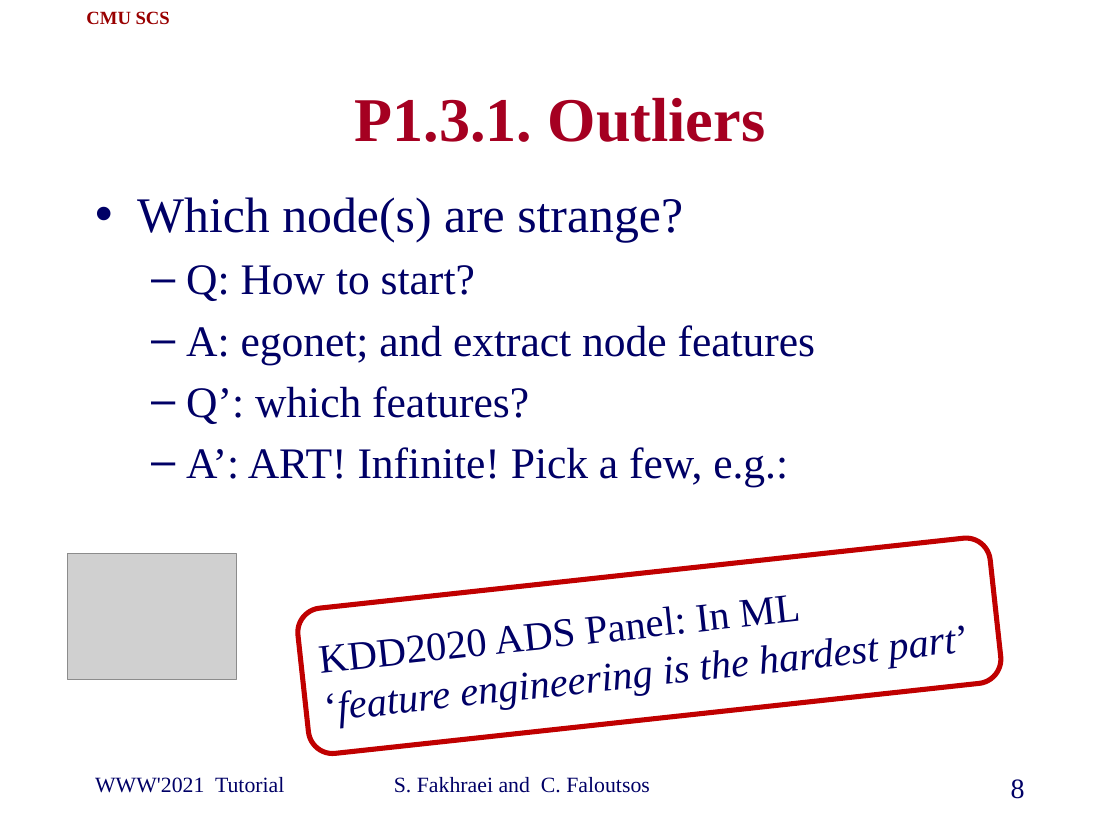
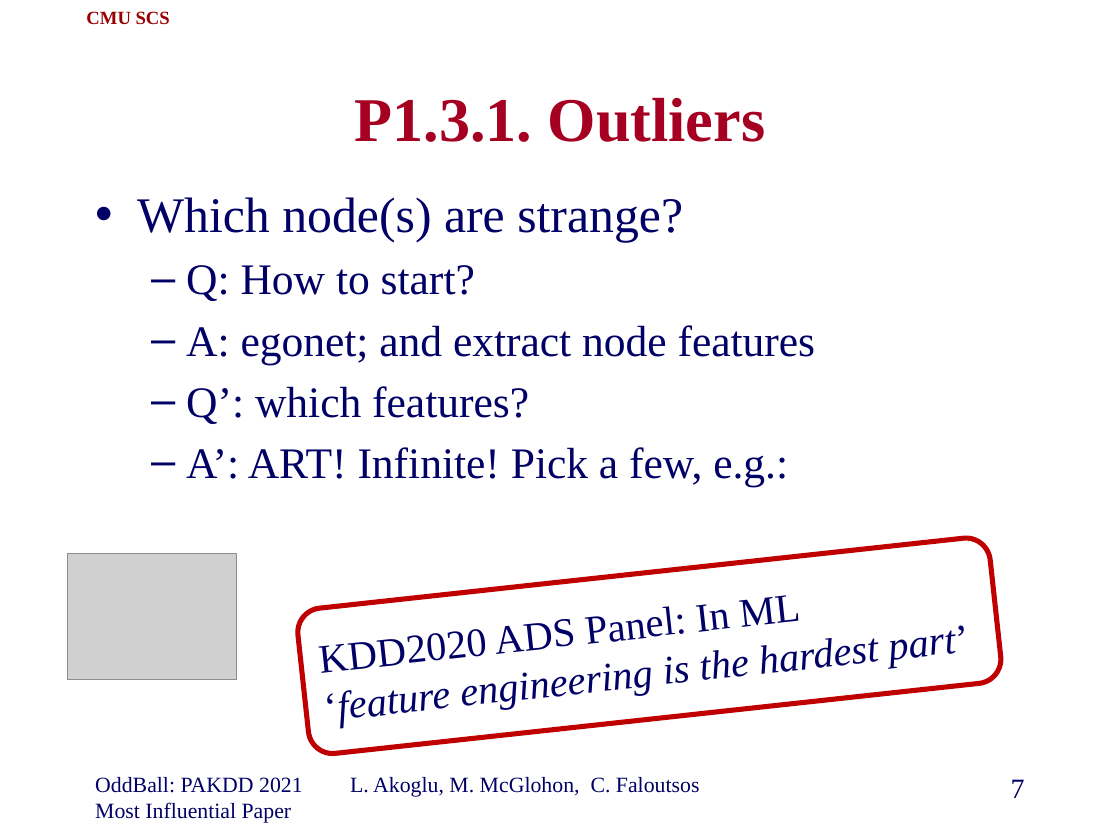
Before and after one commit to cfaloutsos/2021-pakdd-ToT, a slide deck: slide 7 of P2_present_OddBall_ToT.pptx (slide 8 before the commit). Drawn at 1120x840 pixels with LibreOffice and Linux fonts; fonts in the diff are those of the drawing; grey boxes stand for pictures; background and template pictures are left out. Boxes give left, top, right and bottom in pixels: in the first picture for what was removed or moved away, otherwise in the second. Text is boxed around its words. In the diff, an @@ line names an element or a change of style, - is before the commit and + after.

```diff
--- a/P2_present_OddBall_ToT.pptx
+++ b/P2_present_OddBall_ToT.pptx
@@ text at (95, 777, 303, 823): text changed @@
-WWW'2021 Tutorial
+OddBall: PAKDD 2021 Most Influential Paper
@@ text at (350, 777, 700, 797): text changed @@
-S. Fakhraei and C. Faloutsos
+L. Akoglu, M. McGlohon, C. Faloutsos
@@ page number at (1011, 779, 1025, 798): text changed @@
-8
+7
```
Also in this commit, not shown: 7 other slides changed, 1 slide removed, 1 other file.
